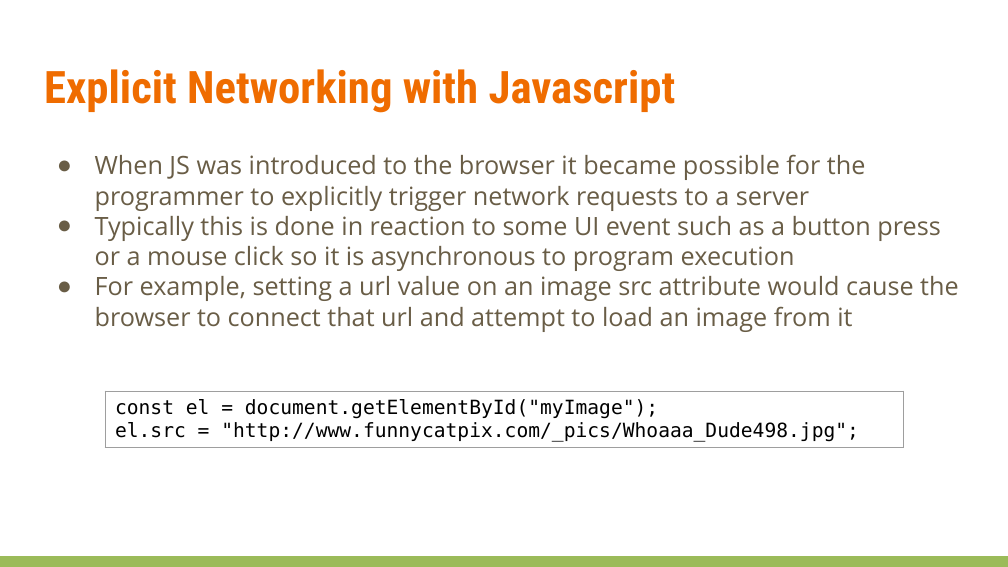
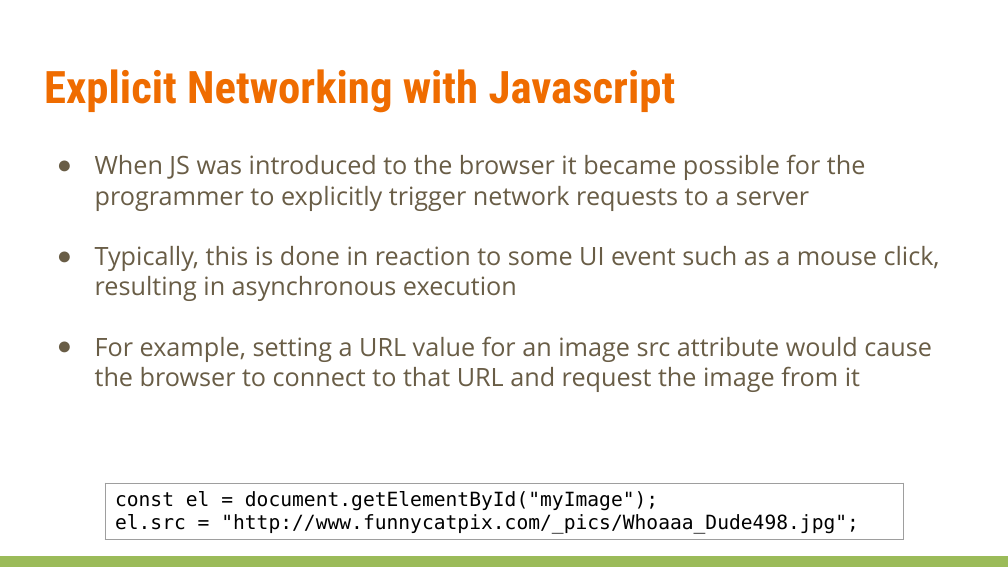
Before and after one commit to jelena-vk-itt/jvk-tudt-notes, a slide deck: slide 2 of rwat/res/files/NetworkProgramming.pptx. Drawn at 1008x567 pixels with LibreOffice and Linux fonts; fonts in the diff are those of the drawing. Boxes give left, top, right and bottom in pixels: in the first picture for what was removed or moved away, otherwise in the second. Text is boxed around its words. In the diff, an @@ line names an element or a change of style, - is before the commit and + after.

```diff
--- a/rwat/res/files/NetworkProgramming.pptx
+++ b/rwat/res/files/NetworkProgramming.pptx
@@ text at bbox=[95, 246, 940, 392]: text changed @@
-● Typically this is done in reaction to some UI event such as a button press or a mouse click so it is asynchronous to program execution
-● For example, setting a url value on an image src attribute would cause the browser to connect that url and attempt to load an image from it
+● Typically, this is done in reaction to some UI event such as a mouse click, resulting in asynchronous execution
+● For example, setting a URL value for an image src attribute would cause the browser to connect to that URL and request the image from it
@@ table: place and size @@
-table at bbox=[105, 391, 903, 446]
+table at bbox=[105, 483, 903, 540]
```
Also in this commit, not shown: 4 other slides changed, 4 slides removed, 2 other files.
